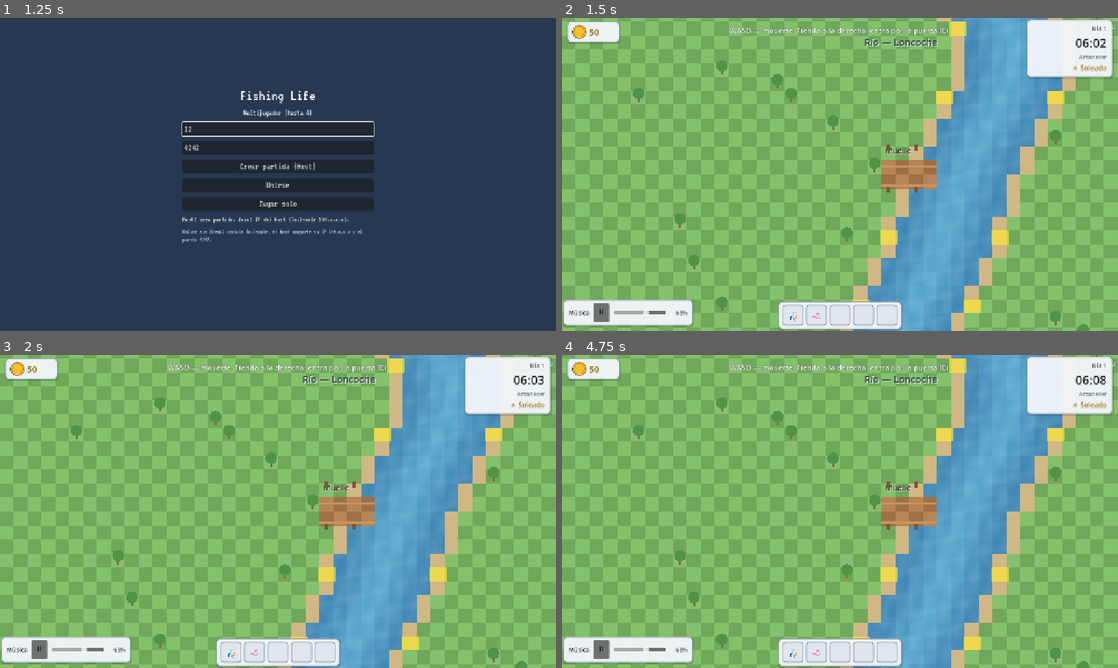
Above: before the commit, frames 1-4 (two rows, left to right).
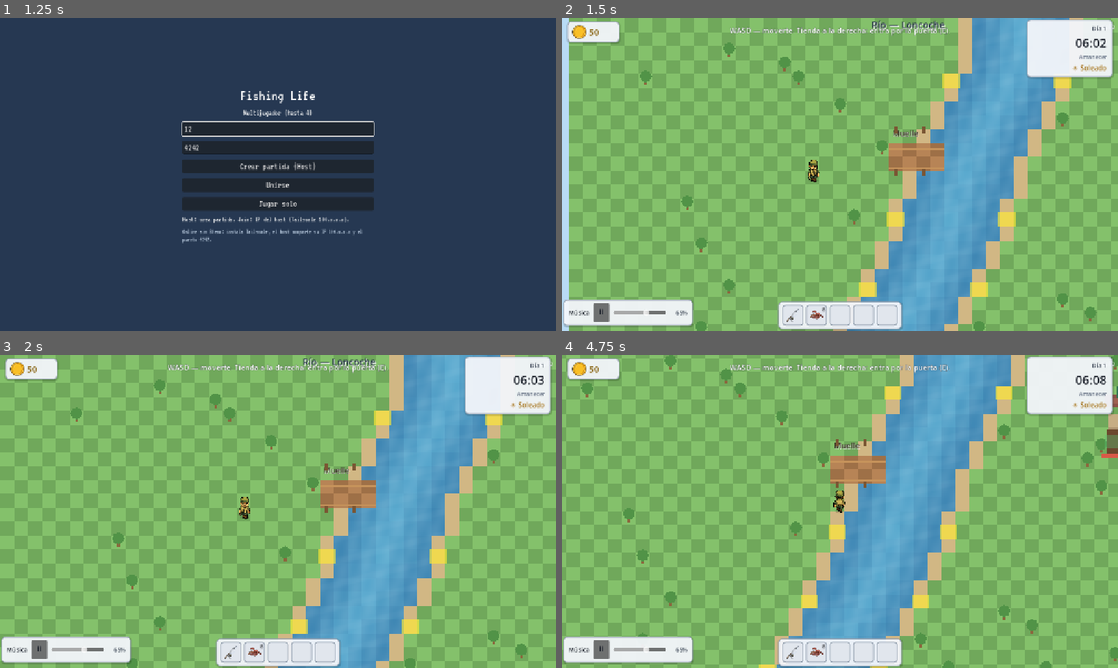
Above: after the commit, the same moments.

Repository: Matias-aburto/fishing-life
Game: Godot game, scene res://scenes/ui/multiplayer_lobby.tscn
The game is run twice, just before and just after one commit, with the same random seed, the same clock (stepped at 60 frames per second) and the same inputs.
Inputs (mouse positions are in pixels of both pictures, inside the frame that each line leads up to):
- Up to frame 1 (1.25 s): click (278, 127) at 0.52 s; type "12" at 0.6 s
- Up to frame 2 (1.5 s): click "Jugar solo" at 1.25 s
- Up to frame 3 (2 s): no input
- Up to frame 4 (4.75 s): move the mouse to (962, 495) at 2.02 s; hold D (move_right) 2.03-2.78 s; hold Space (fish_reel) 2.03-2.78 s; click (962, 495) at 2.17 s; move the mouse to (728, 527) at 2.77 s; hold S (move_down) 2.78-3.53 s; tap E (interact) at 2.85 s; move the mouse to (895, 442) at 3.52 s; hold D (move_right) 3.53-4.28 s; hold Shift (run) 3.53-4.28 s; move the mouse to (812, 574) at 4.27 s; hold W (move_up) from 4.28 s (still down); tap Space (fish_reel) at 4.35 s; click (812, 574) at 4.42 s

Frame 1 is identical in both runs. In frame 2, 43% of the frame differs, in the area x 0-100%, y 0-100%; in frame 3, 58%; in frame 4, 68%.

Commit message:
Fix solo mode: avoid get_unique_id when no multiplayer peer is assigned.
Co-authored-by: Cursor <cursoragent@cursor.com>

Diff:
--- a/scripts/main.gd
+++ b/scripts/main.gd
@@ -31,10 +31,13 @@
 func _ready() -> void:
 	_activate_world_camera_fallback()
 	_update_network_label()
-	if multiplayer.is_server():
-		_spawn_server_players()
-	multiplayer.peer_connected.connect(_on_peer_connected)
-	multiplayer.peer_disconnected.connect(_on_peer_disconnected)
+	if NetworkManager.is_online():
+		if NetworkManager.is_server_role():
+			_spawn_server_players()
+		multiplayer.peer_connected.connect(_on_peer_connected)
+		multiplayer.peer_disconnected.connect(_on_peer_disconnected)
+	else:
+		_spawn_player(NetworkManager.get_local_peer_id())
 	call_deferred("_setup_local_player")
 
 
@@ -44,7 +47,7 @@
 
 
 func _spawn_server_players() -> void:
-	_spawn_player(multiplayer.get_unique_id())
+	_spawn_player(NetworkManager.get_local_peer_id())
 	for peer_id in multiplayer.get_peers():
 		_spawn_player(peer_id)
 
@@ -71,7 +74,7 @@
 
 
 func _on_peer_connected(peer_id: int) -> void:
-	if multiplayer.is_server():
+	if NetworkManager.is_server_role():
 		_spawn_player(peer_id)
 
 
@@ -84,9 +87,10 @@
 
 
 func _setup_local_player() -> void:
-	var my_id := multiplayer.get_unique_id()
-	if multiplayer.is_server() and _players_root.get_node_or_null(str(my_id)) == null:
-		_spawn_player(my_id)
+	var my_id := NetworkManager.get_local_peer_id()
+	if _players_root.get_node_or_null(str(my_id)) == null:
+		if not NetworkManager.is_online() or NetworkManager.is_server_role():
+			_spawn_player(my_id)
 
 	local_player = _find_local_player()
 	var attempts := 0
@@ -124,7 +128,7 @@
 		status_label.visible = false
 	elif NetworkManager.is_online():
 		status_label.text = "Co-op en línea — pesca y explora con tus amigos."
-		if multiplayer.is_server():
+		if NetworkManager.is_server_role():
 			status_label.text += " (eres el host)"
 
 
@@ -153,10 +157,10 @@
 func _update_network_label() -> void:
 	if NetworkManager.solo_mode or not NetworkManager.is_online():
 		network_label.text = "Solo"
-	elif multiplayer.is_server():
+	elif NetworkManager.is_server_role():
 		network_label.text = "Host — puerto %d" % NetworkManager.DEFAULT_PORT
 	else:
-		network_label.text = "Cliente — ID %d" % multiplayer.get_unique_id()
+		network_label.text = "Cliente — ID %d" % NetworkManager.get_local_peer_id()
 
 
 func _connect_fishing_signals() -> void:
--- a/scripts/network/network_manager.gd
+++ b/scripts/network/network_manager.gd
@@ -13,9 +13,27 @@
 
 var solo_mode := false
 
+const OFFLINE_PEER_ID := 1
+
+
+func has_peer() -> bool:
+	return multiplayer.multiplayer_peer != null
+
+
+func get_local_peer_id() -> int:
+	if solo_mode or not has_peer():
+		return OFFLINE_PEER_ID
+	return multiplayer.get_unique_id()
+
+
+func is_server_role() -> bool:
+	if not is_online():
+		return true
+	return multiplayer.is_server()
+
 
 func is_online() -> bool:
-	return multiplayer.multiplayer_peer != null and not solo_mode
+	return has_peer() and not solo_mode
 
 
 func host_game(port: int = DEFAULT_PORT) -> Error:
--- a/scripts/player/player.gd
+++ b/scripts/player/player.gd
@@ -46,7 +46,7 @@
 
 
 func is_local_player() -> bool:
-	return get_multiplayer_authority() == multiplayer.get_unique_id()
+	return get_multiplayer_authority() == NetworkManager.get_local_peer_id()
 
 
 func _physics_process(_delta: float) -> void:
